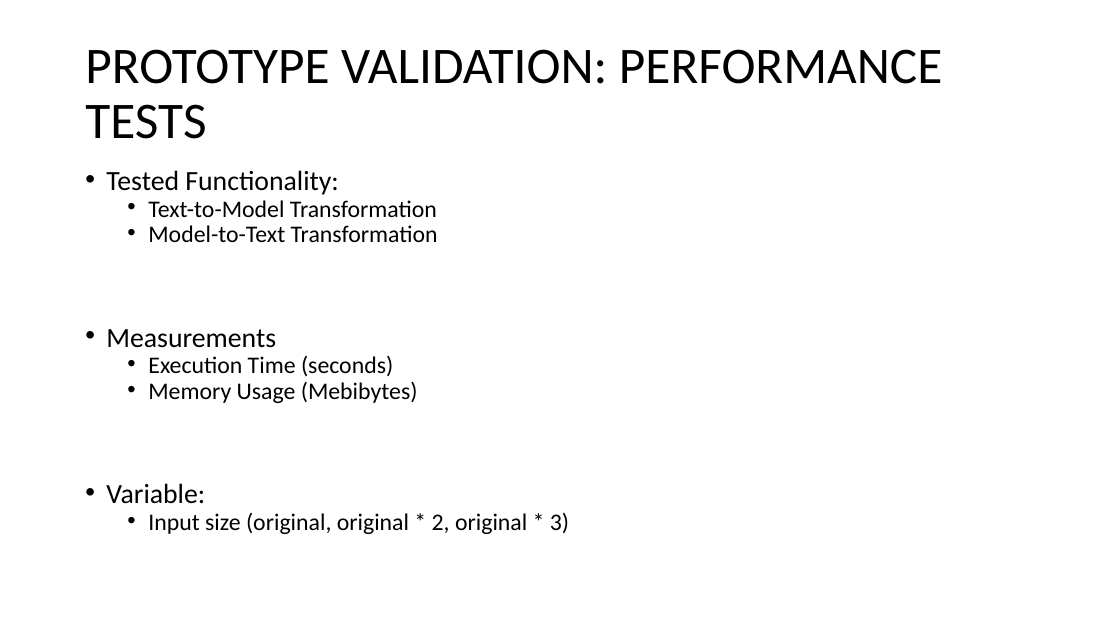
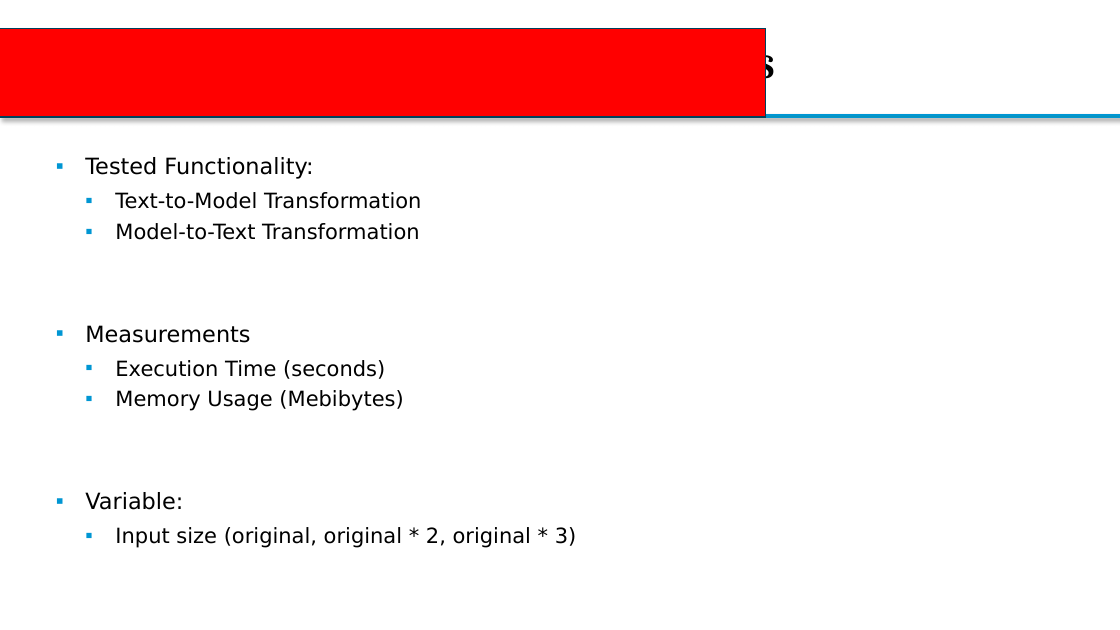
Before and after one commit to Bimi1804/BiT-ReNU, a slide deck: slide 23 of MasterThesis_Presentation2_MarkusBimassl.pptx (slide 20 before the commit). Drawn at 1120x630 pixels with LibreOffice and Linux fonts; fonts in the diff are those of the drawing; background and template pictures are left out. Boxes give left, top, right and bottom in pixels: in the first picture for what was removed or moved away, otherwise in the second. Text is boxed around its words. In the diff, an @@ line names an element or a change of style, - is before the commit and + after.

```diff
--- a/MasterThesis_Presentation2_MarkusBimassl.pptx
+++ b/MasterThesis_Presentation2_MarkusBimassl.pptx
@@ rectangle added at (0,29,765,117), fill #FF0000, outline #00425C 1 pt @@
@@ title "PROTOTYPE VALIDATION: PERFORMANCE TESTS": place and size @@
-title "PROTOTYPE VALIDATION: PERFORMANCE TESTS" at (85,49,942,139)
+title "PROTOTYPE VALIDATION: PERFORMANCE TESTS" at (685,47,774,86)
@@ title "PROTOTYPE VALIDATION: PERFORMANCE TESTS" at (685,47,774,86): size 44 to 28.8 pt, font Calibri to Cambria, bold on; line spacing 0.9 to 1 @@
@@ rectangle added at (0,115,1120,118), fill #0C94B7, outline #0096D3 1 pt @@
@@ text "Tested Functionality:": place and size @@
-text "Tested Functionality:" at (106,170,569,534)
+text "Tested Functionality:" at (85,157,577,548)
@@ text "Tested Functionality:" at (85,157,577,548): size 23.8 to 19.2 pt in "Tested Functionality:", "Measurements", "Variable:"; font Calibri to DejaVu Sans; size 20.4 to 18 pt in "Text-to-Model Transformation", "Model-to-Text Transformation", "Execution Time (seconds)", "Memory Usage (Mebibytes)" and 1 more places; bullet • to ▪; line spacing 0.7 to 1; less space between paragraphs @@
```
Also in this commit, not shown: 42 other slides changed, 5 slides added.
